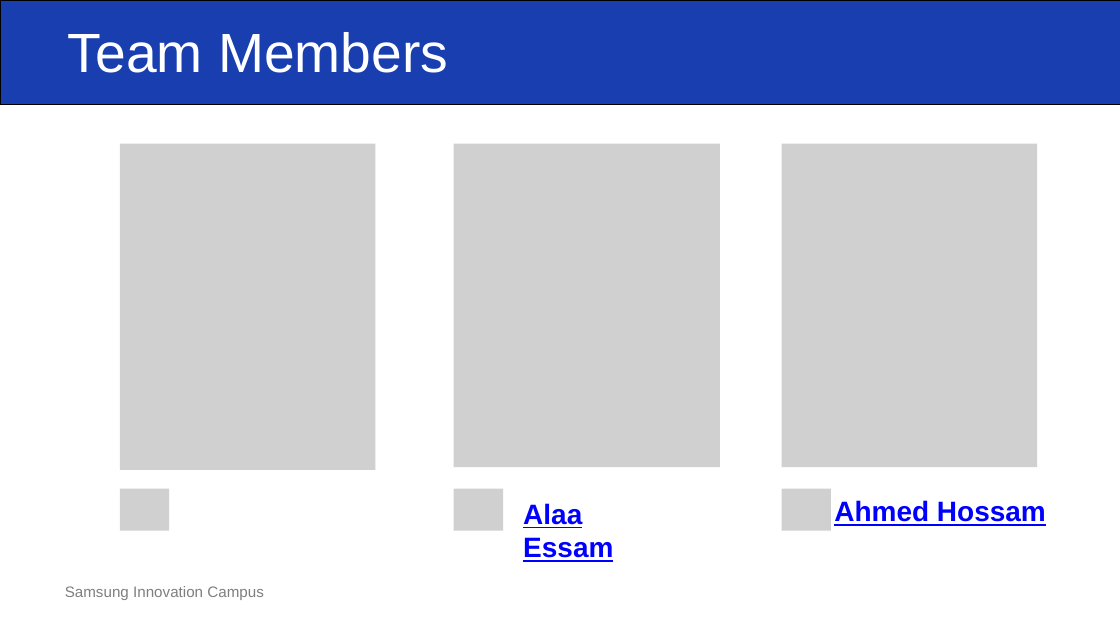
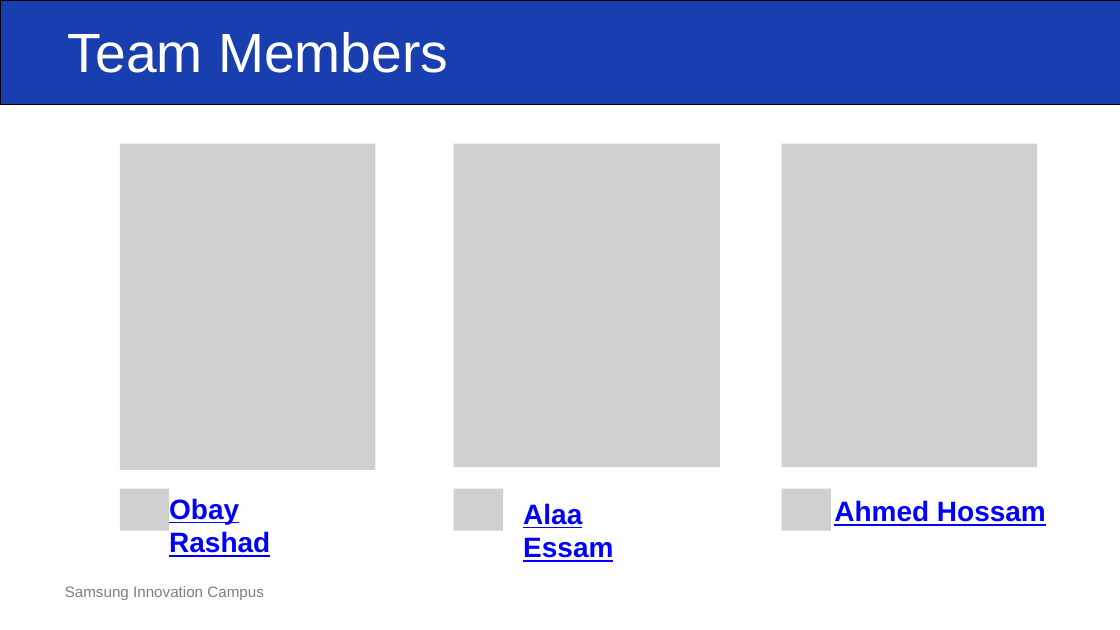
Before and after one commit to Alaa-Essam5/RetailVision-Walmart-Sales-Forecasting, a slide deck: slide 3 of Presentation.pptx.pptx. Drawn at 1120x630 pixels with LibreOffice and Linux fonts; fonts in the diff are those of the drawing; grey boxes stand for pictures. Boxes give left, top, right and bottom in pixels: in the first picture for what was removed or moved away, otherwise in the second. Text is boxed around its words. In the diff, an @@ line names an element or a change of style, - is before the commit and + after.

```diff
--- a/Presentation.pptx.pptx
+++ b/Presentation.pptx.pptx
@@ text added at box(169, 498, 270, 557), 36 pt, text #0000FF, bold, underline @@
+Obay Rashad
```
Also in this commit, not shown: 1 other slide changed, 2 other files.
